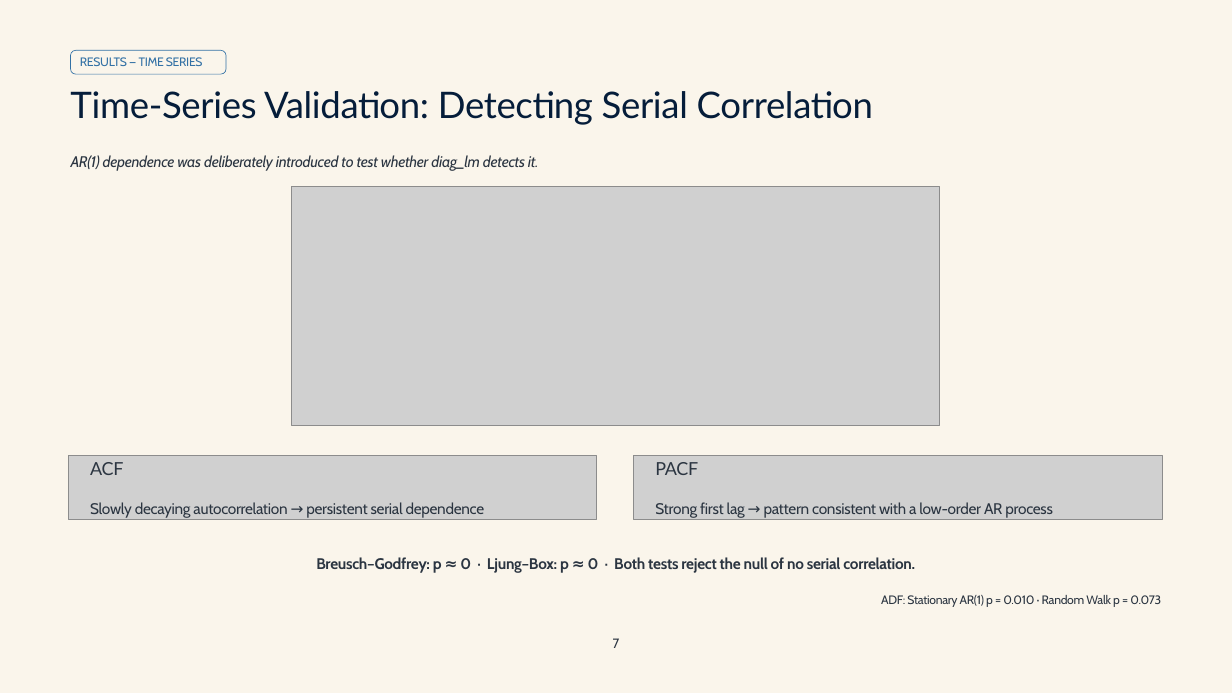
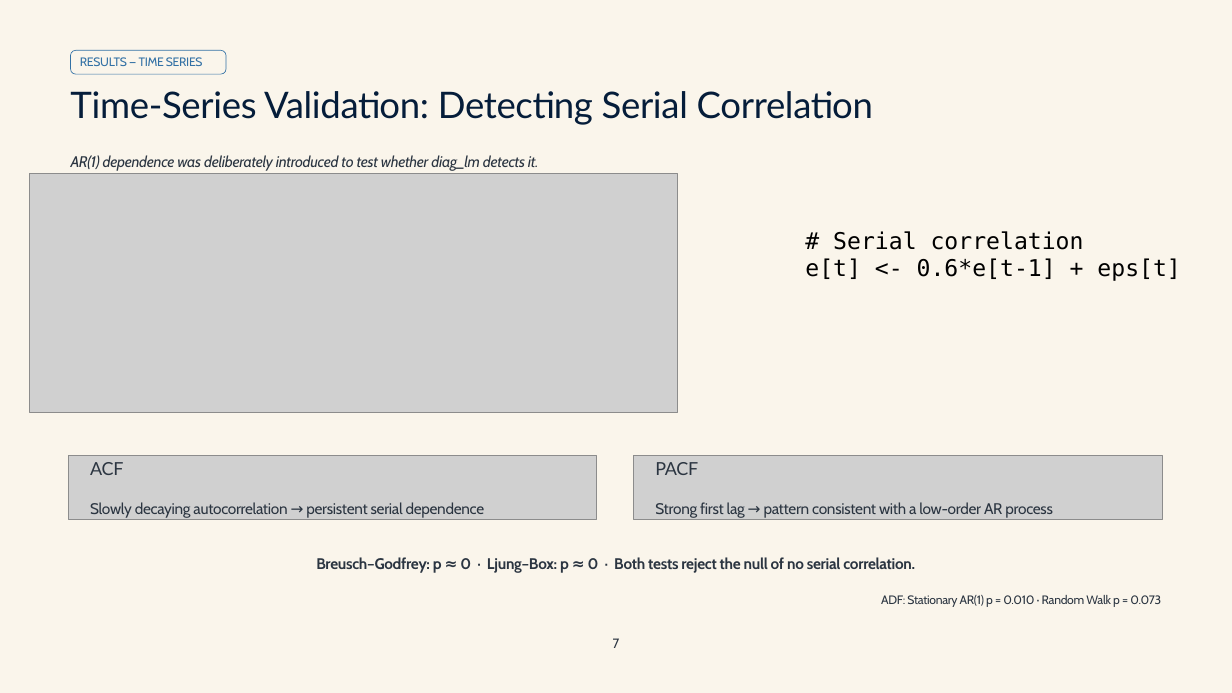
Before and after one commit to Anindo21/AdvancedR, a slide deck: slide 16 of presentation/Advanced_R_Presentation.pptx (slide 9 before the commit). Drawn at 1232x693 pixels with LibreOffice and Linux fonts; fonts in the diff are those of the drawing; grey boxes stand for pictures; background and template pictures are left out. Boxes give left, top, right and bottom in pixels: in the first picture for what was removed or moved away, otherwise in the second. Text is boxed around its words. In the diff, an @@ line names an element or a change of style, - is before the commit and + after.

```diff
--- a/presentation/Advanced_R_Presentation.pptx
+++ b/presentation/Advanced_R_Presentation.pptx
@@ picture moved from (x1=292, y1=187, x2=940, y2=426) to (x1=30, y1=174, x2=677, y2=413) @@
@@ text added at (x1=805, y1=231, x2=1180, y2=281), 18 pt, text #000000 @@
+# Serial correlation
+e[t] <- 0.6*e[t-1] + eps[t]
```
Also in this commit, not shown: 16 other slides changed, 12 slides added, 5 other files.
